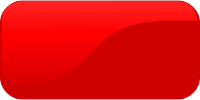
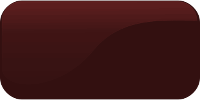
The second 200px x 100px image is a revision of the first. Changes to its layers:
added layer "button.png copy #1" above "button.png copy" over 0, 0, 200, 100
hid "button.png copy" over 0, 0, 200, 100
